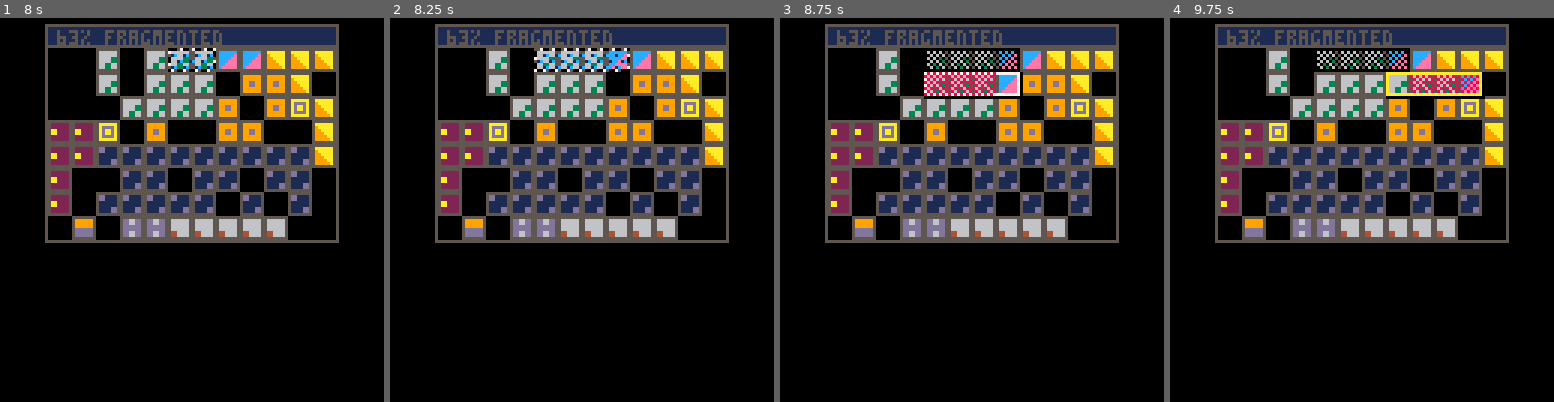
Above: before the commit, frames 1-4 (left to right).
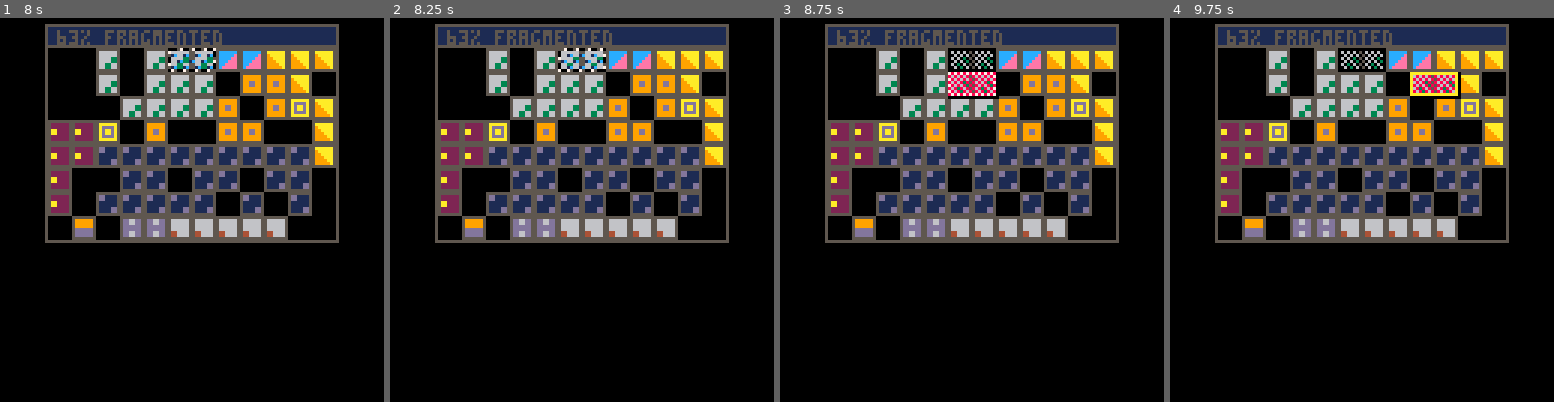
Above: after the commit, the same moments.

Repository: lkingsford/pico8-projects
Game: PICO-8 cartridge defrag.p8
Same seed, same stepped clock (60 frames per second), same inputs: the game is played once before the commit and once after it.
Inputs:
- Up to frame 1 (8 s): tap X (X key) at 0.33, 1.07, 1.85, 2.97, 4.08, 5.2, 6.32, 7.43 s; tap O (Z key) at 0.7, 1.7, 2.1, 2.5, 2.9, 3.3, 3.7, 4.1, 4.5, 4.9, 5.3, 5.7, 6.1, 6.5, 6.9, 7.3, 7.7 s; hold Right 1.6-2.1 s; hold Up 2.15-2.42 s; hold Right 2.47-3.03 s; hold Left 3.08-3.58 s; hold Down 3.63-3.97 s; hold Right 4.02-4.68 s; hold Up 4.73-5.03 s; hold Left 5.08-5.68 s; hold Down 5.73-6.03 s; hold Right 6.08-6.58 s; hold Right 6.63-7.13 s; hold Up 7.18-7.45 s; hold Right from 7.5 s (still down)
- Up to frame 2 (8.25 s): release Right at 8.07 s; tap O (Z key) at 8.1 s; hold Left from 8.12 s (still down)
- Up to frame 3 (8.75 s): tap O (Z key) at 8.5 s; tap X (X key) at 8.55 s; release Left at 8.62 s; hold Down from 8.67 s (still down)
- Up to frame 4 (9.75 s): tap O (Z key) at 8.9, 9.3, 9.7 s; release Down at 9 s; hold Right 9.05-9.72 s; tap X (X key) at 9.67 s

Frame 1 is identical in both runs. In frame 2, 0.4% of the frame differs, in the area x 37-63%, y 7-15%; in frame 3, 1.4%; in frame 4, 1.5%, in the area x 37-83%, y 7-22%.

Commit message:
Improve w/h selection interface

Diff:
--- a/defrag.p8
+++ b/defrag.p8
@@ -91,32 +91,14 @@
 		if (d) xy_csr[2]+=1
 		xy_csr[1]=min(max(0, xy_csr[1]), w-1)
 		xy_csr[2]=min(max(0, xy_csr[2]), h-1)
-		init_xy_csr={xy_csr[1],xy_csr[2]}
+		xy_corner_1={xy_csr[1],xy_csr[2]}
+		xy_corner_2={xy_csr[1],xy_csr[2]}
 		if (x) mode = 1
 	elseif mode==1 then
-	 if l then
-			wh_csr[1]-=1
-			if xy_csr[1]>0 then
-				wh_csr[1]+=2
-				xy_csr[1]-=1
-			end
-		end
-		if r then
-			if xy_csr[1]<init_xy_csr[1] then
-			 wh_csr[1]-=1
-				xy_csr[1]+=1
-			else
-				wh_csr[1]+=1
-			end
-		end
-		if u then
-	 	wh_csr[2]-=1
-			if wh_csr[2]<1 and xy_csr[2]>0 then
-				wh_csr[2]+=2
-				xy_csr[2]-=1
-			end
-		end
-		if (d) wh_csr[2]+=1
+	 xy_corner_2[1]+=(r and 1 or l and -1 or 0)
+	 xy_corner_2[2]+=(d and 1 or u and -1 or 0)
+		xy_csr={min(xy_corner_1[1], xy_corner_2[1]), min(xy_corner_1[2], xy_corner_2[2])}
+		wh_csr={abs(xy_corner_1[1]-xy_corner_2[1])+1, abs(xy_corner_1[2]-xy_corner_2[2])+1}
 		wh_csr[1]=min(max(1, wh_csr[1]), w-xy_csr[1])
 		wh_csr[2]=min(max(1, wh_csr[2]), h-xy_csr[2])
 		if x then
@@ -139,7 +121,7 @@
 	 local d = wh_csr
 		if (mv_rot % 2 == 1) d = {wh_csr[2], wh_csr[1]}
 	 mv_csr[1]=min(max(0, mv_csr[1]), w-d[1])
-	 mv_csr[2]=min(max(0, mv_csr[2]), h-d[1])
+	 mv_csr[2]=min(max(0, mv_csr[2]), h-d[2])
 		if x then
 		 if mv_rot==0 and mv_csr[1]==xy_csr[1] and mv_csr[2]==xy_csr[2] then
 				--aborted
